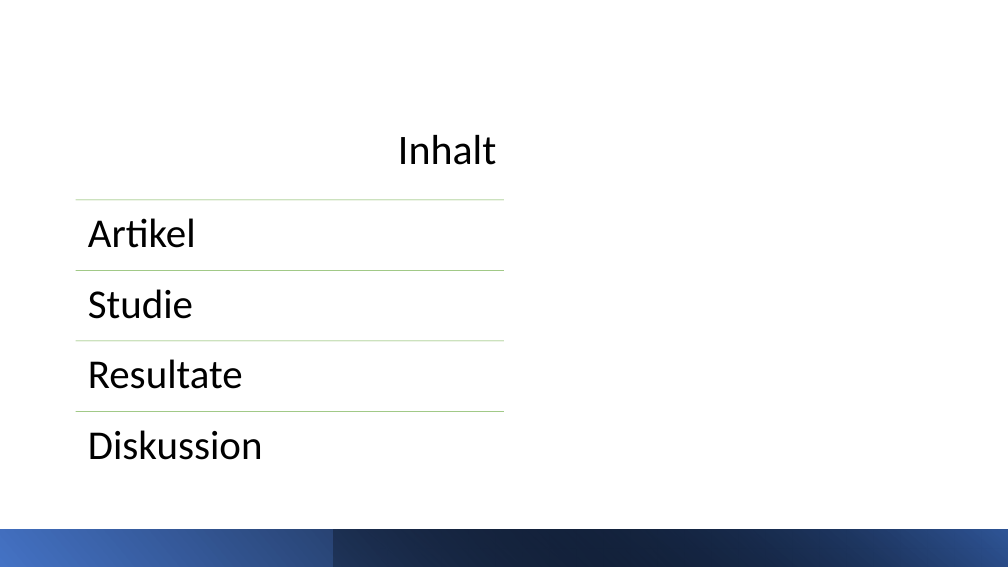
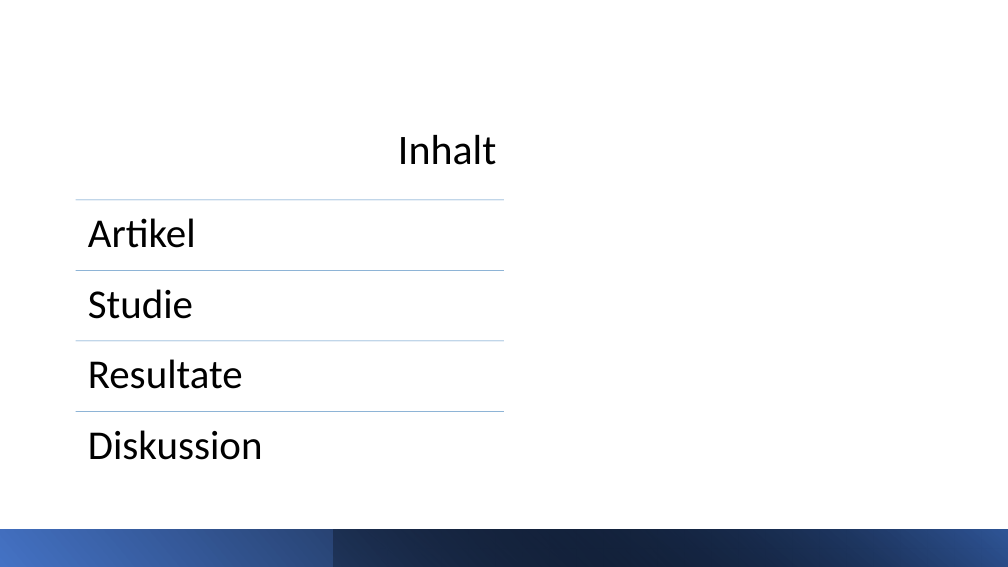
Before and after one commit to buehlpa/ChocolateMilkStudy, a slide deck: slide 2 of pp.pptx. Drawn at 1008x567 pixels with LibreOffice and Linux fonts; fonts in the diff are those of the drawing. Boxes give left, top, right and bottom in pixels: in the first picture for what was removed or moved away, otherwise in the second. Text is boxed around its words. In the diff, an @@ line names an element or a change of style, - is before the commit and + after.

```diff
--- a/pp.pptx
+++ b/pp.pptx
@@ line (76, 200) - (504, 200): stroke #70AD47 0.5 pt to #538DC1 0.5 pt @@
@@ line (76, 271) - (504, 271): stroke #70AD47 0.5 pt to #538DC1 0.5 pt @@
@@ line (76, 341) - (504, 341): stroke #70AD47 0.5 pt to #538DC1 0.5 pt @@
@@ line (76, 411) - (504, 411): stroke #70AD47 0.5 pt to #538DC1 0.5 pt @@
```
Also in this commit, not shown: 7 other slides changed, 8 slides added, 4 slides removed, 5 other files.
